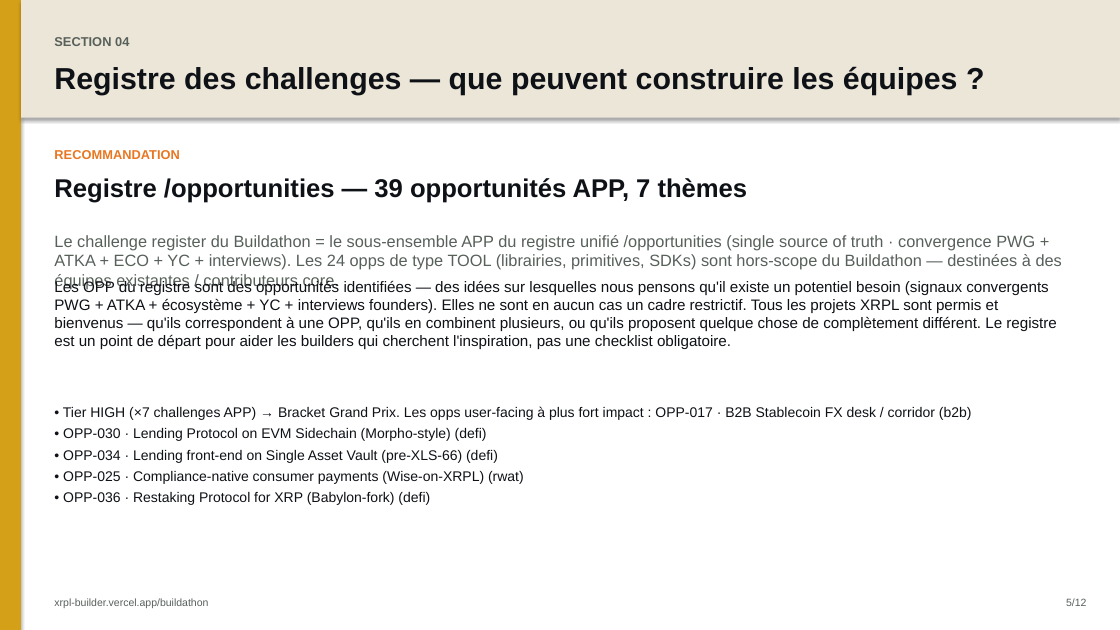
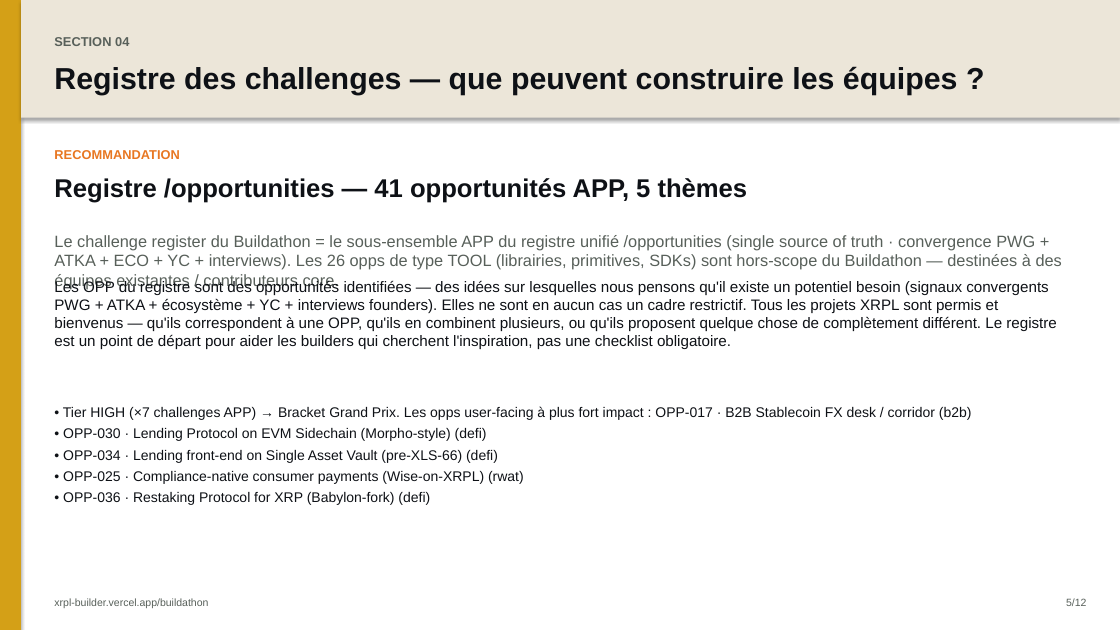
Before and after one commit to AurelienBg/xrpl-builder, a slide deck: slide 6 of buildathon-deck.pptx. Drawn at 1120x630 pixels with LibreOffice and Linux fonts; fonts in the diff are those of the drawing. Boxes give left, top, right and bottom in pixels: in the first picture for what was removed or moved away, otherwise in the second. Text is boxed around its words. In the diff, an @@ line names an element or a change of style, - is before the commit and + after.

```diff
--- a/buildathon-deck.pptx
+++ b/buildathon-deck.pptx
@@ text at bbox=[54, 178, 748, 203]: text changed @@
-Registre /opportunities — 39 opportunités APP, 7 thèmes
+Registre /opportunities — 41 opportunités APP, 5 thèmes
@@ text at bbox=[54, 235, 1062, 270]: text changed @@
-Le challenge register du Buildathon = le sous-ensemble APP du registre unifié /opportunities (single source of truth · convergence PWG + ATKA + ECO + YC + interviews). Les 24 opps de type TOOL (librairies, primitives, SDKs) sont hors-scope du Buildathon — destinées à des équipes existantes / contributeurs core.
+Le challenge register du Buildathon = le sous-ensemble APP du registre unifié /opportunities (single source of truth · convergence PWG + ATKA + ECO + YC + interviews). Les 26 opps de type TOOL (librairies, primitives, SDKs) sont hors-scope du Buildathon — destinées à des équipes existantes / contributeurs core.
```
Also in this commit, not shown: 3 other slides changed, 3 other files.
